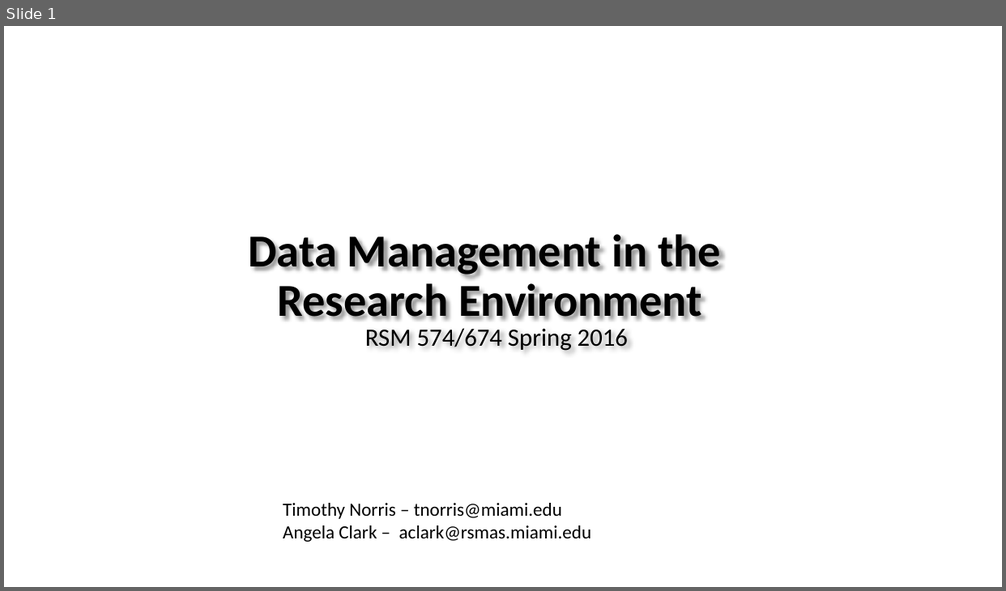
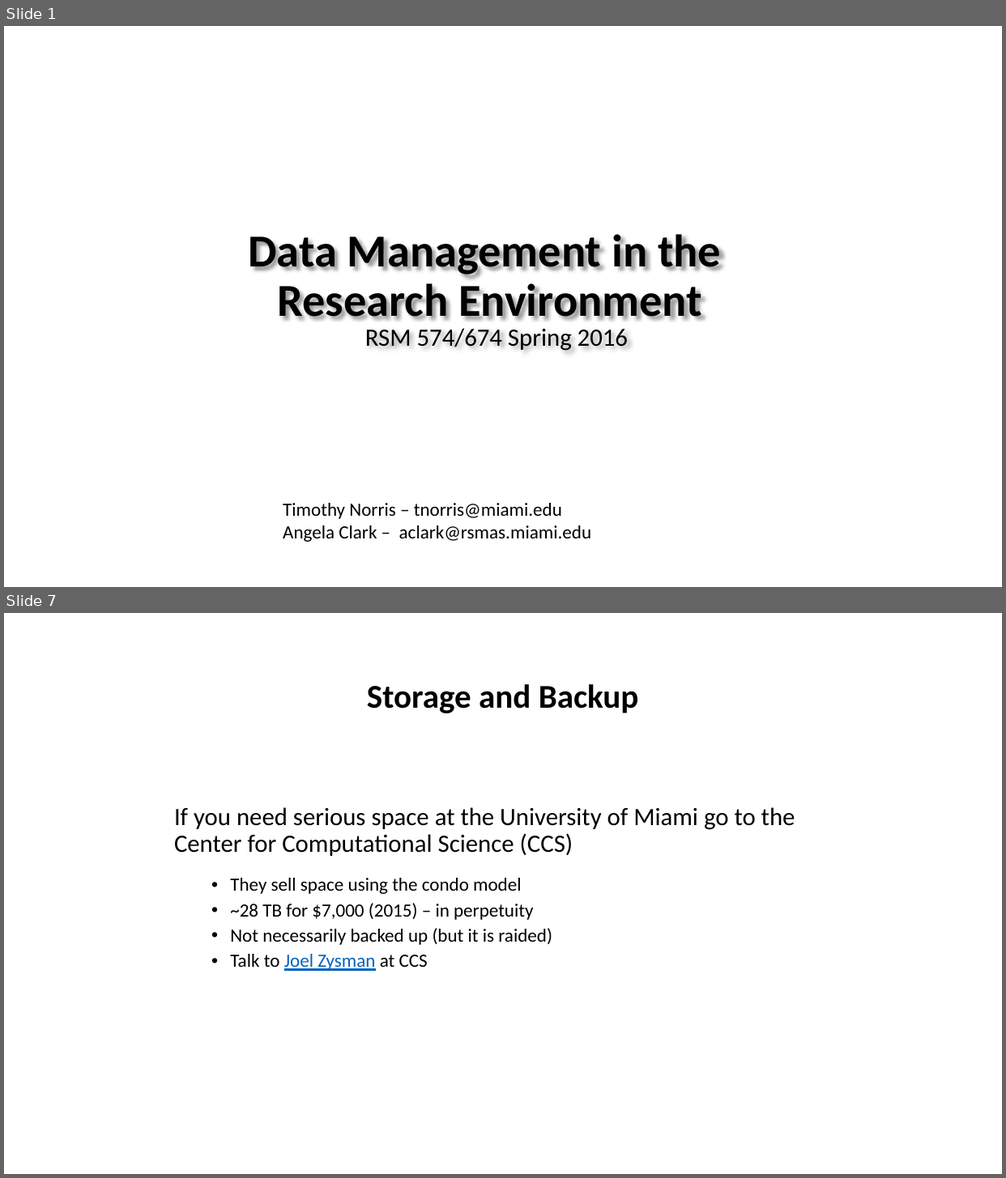
Before and after one commit to tibbben/teaching.data.literacy, a slide deck: UM_DataManagementClass/Lessons/05/05_SecondMeeting.pptx. Shown one above the other, each under a label of ours: slide 1 before the commit, slides 1 and 7 after it; the slides between them are not shown. The pictures are 1006x591 and 1006x1178 pixels, drawn with LibreOffice and Linux fonts; fonts in the diff are those of the drawing; background and template pictures are left out. Boxes give left, top, right and bottom in pixels: in the first picture for what was removed or moved away, otherwise in the second. Text is boxed around its words. In the diff, an @@ line names an element or a change of style, - is before the commit and + after.

```diff
--- a/UM_DataManagementClass/Lessons/05/05_SecondMeeting.pptx
+++ b/UM_DataManagementClass/Lessons/05/05_SecondMeeting.pptx
@@ slide 7 added at (x1=4, y1=613, x2=1002, y2=1174), background #FFFFFF @@
@@ title added at (x1=367, y1=684, x2=639, y2=713), 32 pt, text #000000, bold @@
+Storage and Backup
@@ text added at (x1=174, y1=807, x2=795, y2=971), 18 pt, text #000000 @@
+If you need serious space at the University of Miami go to the Center for Computational Science (CCS)
+  • They sell space using the condo model
+  • ~28 TB for $7,000 (2015) – in perpetuity
+  • Not necessarily backed up (but it is raided)
+  • Talk to Joel Zysman at CCS
```
Also in this commit, not shown: 2 slides changed, 26 other slides added, 2 other files.
